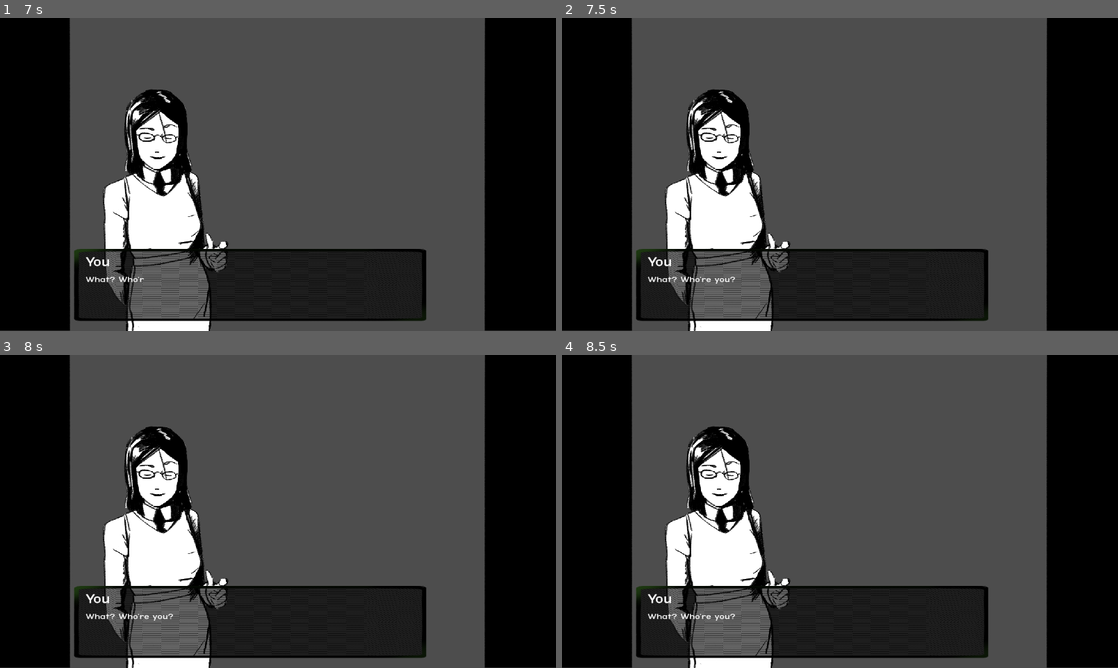
Above: before the commit, frames 1-4 (two rows, left to right).
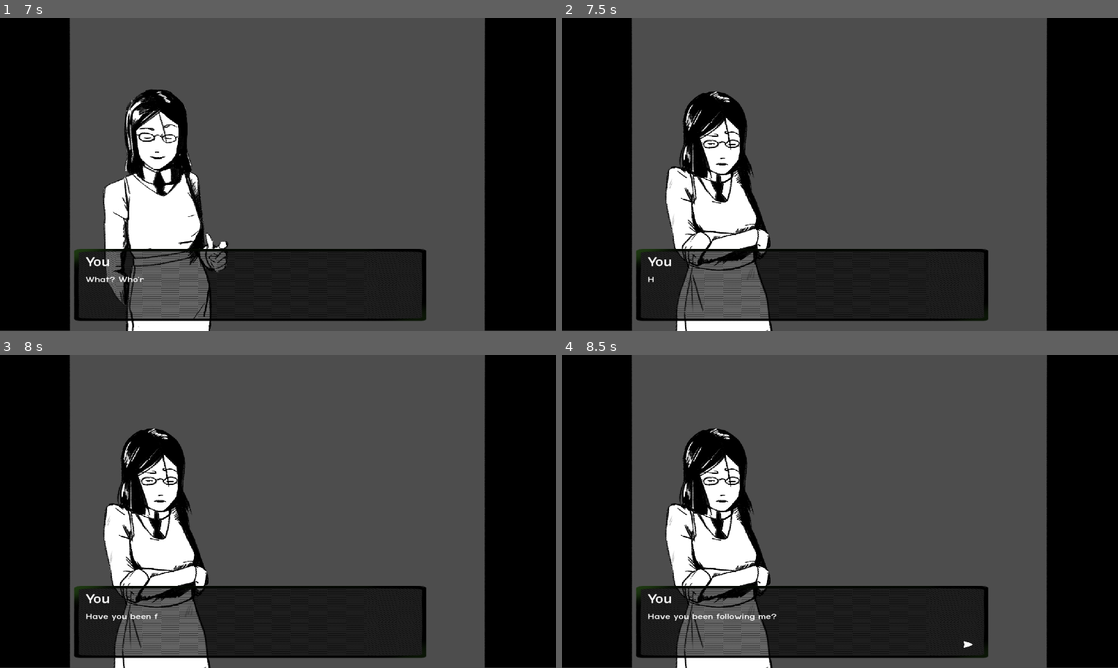
Above: after the commit, the same moments.

Repository: KURUKURURU/Project4Neo
Game: Godot game, scene res://scenes/quotes.tscn
The game is run twice, just before and just after one commit, with the same random seed, the same clock (stepped at 60 frames per second) and the same inputs.
Inputs (mouse positions are in pixels of both pictures, inside the frame that each line leads up to):
- Up to frame 1 (7 s): click (289, 233) at 0.5 s; tap Enter at 1.25 s; hold Right 1.28-2.03 s; tap Alt at 1.35, 2.85, 4.35, 6.6 s; hold Down 2.03-2.78 s; tap Shift at 2.1, 3.6, 5.85 s; hold Right 2.78-3.53 s; hold Up 3.53-4.28 s; hold Left 4.28-5 s; click (383, 249) at 5.02 s; hold Left 5.78-6.53 s; hold Down from 6.53 s (still down)
- Up to frame 2 (7.5 s): release Down at 7.25 s; click (828, 284) at 7.27 s
- Up to frame 3 (8 s): no input
- Up to frame 4 (8.5 s): hold Right from 8.03 s (still down); tap Shift at 8.1 s

Frame 1 is identical in both runs. In frame 2, 5.1% of the frame differs, in the area x 15-42%, y 22-100%; in frame 3, 5.1%; in frame 4, 5.1%, in the area x 15-74%, y 22-100%.
Error in both runs: Cannot call method 'change_scene_to_file' on a null value. (res://scenes/quotes.gd:19)

Commit message:
added new stuff

Diff:
--- a/sleepover/scenes/alleyway.gd
+++ b/sleepover/scenes/alleyway.gd
@@ -6,11 +6,25 @@
 func _ready() -> void:
 	await talkUI._speak("Jett", "Hello. Nice to finally meet you.", "What?", "Oh, em, are you a friend of Gordon?", "")
 	if talkUI.choice == 1:
+		await talkUI._emote("Jett", "smile")
+		await talkUI._speak("You", "What? Who're you?", "", "", "")
+
+		talkUI._emote("Jett", "scared")
+		await talkUI._speak("You", "Have you been following me?", "", "", "")
+
+	elif talkUI.choice == 2:
+		#talkUI._emote("Jett", "chuckle")
+		await talkUI._speak("You", "You know Gordon I assume.", "", "", "")
 		talkUI._emote("Jett", "smile")
-		talkUI._speak("You", "What? Who're you?", "", "", "")
-	elif talkUI.choice == 2:
-		talkUI._emote("Jett", "chuckle")
-		talkUI._speak("You", "You know Gordon I assume.", "", "", "")
+		await talkUI._speak("Jett", "I don't know any Gordon.", "", "", "")
+		talkUI._emote("test", "s")
+		await talkUI._speak("Jett", "But I do know you.", "*Run away*", "What do you want?", "Stop lying.")
+		if talkUI.choice == 3:
+			talkUI._emote("Jett", "")
+			await talkUI._speak("You", "You're from Gordon, don't lie. I know I owe him but he needs to calm down with the collectors.", "", "", "")
+			talkUI._emote("Jett", "chuckle")
+			await talkUI._speak("Jett", "How bad are your finances?", "", "", "")
+		talkUI._end()
 
 
 # Called every frame. 'delta' is the elapsed time since the previous frame.
--- a/sleepover/scenes/tools/talking_ui.gd
+++ b/sleepover/scenes/tools/talking_ui.gd
@@ -9,12 +9,16 @@
 
 @onready var text_animation = $text_animation
 @onready var S = $Sprite
+@onready var advance = $advance
 
 signal choice_selected(choice_id)
 var choice
 
 # Called when the node enters the scene tree for the first time.
 func _ready() -> void:
+	self.hide()
+	advance.hide()
+
 	o1.activate.connect(func(): emit_signal("choice_selected", 1))
 	o2.activate.connect(func(): emit_signal("choice_selected", 2))
 	o3.activate.connect(func(): emit_signal("choice_selected", 3))
@@ -29,6 +33,7 @@
 	pass
 
 func _speak(name, message, in_1, in_2, in_3):
+	self.show()
 
 	if animation.get_assigned_animation() == "enlarge":
 		$name.text = name
@@ -42,6 +47,8 @@
 
 	$name.text = name
 	$mainText.text = message
+
+	var time = message.length() / 40
 
 	text_animation.play("type")
 	await text_animation.animation_finished
@@ -61,11 +68,22 @@
 		print("Player picked... ", choice)
 
 	else:
+		await wait(time)
+		await _advance()
 		return
 
 func _emote(name: String, emotion: String): #files are named specifically!!! PLEASE DONT SCREW THIS UP
 	S.sprite = name
 	S.emote = emotion
 
+func _advance():
+	advance.show()
+	await advance.pressed
+
+	advance.hide()
+
+func _end():
+	self.hide()
+
 func wait(seconds):
 	await get_tree().create_timer(seconds).timeout
--- a/sleepover/scenes/tools/talking_ui.tscn
+++ b/sleepover/scenes/tools/talking_ui.tscn
@@ -8,6 +8,7 @@
 [ext_resource type="Script" uid="uid://cmf1t2qa52q5q" path="res://scenes/jet.gd" id="3_pjdk3"]
 [ext_resource type="PackedScene" uid="uid://c20jkag6bf83w" path="res://scenes/tools/option.tscn" id="3_yy8gy"]
 [ext_resource type="FontFile" uid="uid://ca3gk8bp6b1r1" path="res://fonts/terminal-grotesque.ttf" id="4_pjdk3"]
+[ext_resource type="Texture2D" uid="uid://kwexmwtatfss" path="res://images/arrow/n2.png" id="9_ljcuq"]
 
 [sub_resource type="Animation" id="Animation_nl7kj"]
 length = 0.001
@@ -412,6 +413,63 @@
 &"type": SubResource("Animation_ljcuq")
 }
 
+[sub_resource type="Animation" id="Animation_j03vm"]
+resource_name = "loop"
+loop_mode = 1
+tracks/0/type = "bezier"
+tracks/0/imported = false
+tracks/0/enabled = true
+tracks/0/path = NodePath("img:position:x")
+tracks/0/interp = 1
+tracks/0/loop_wrap = true
+tracks/0/keys = {
+"handle_modes": PackedInt32Array(0, 2, 0),
+"points": PackedFloat32Array(1224.1467, -0.25, 0, 0.25, 0, 1190.807, -0.08, 5.55662, 0, 0, 1224.1467, -0.25, 0, 0.25, 0),
+"times": PackedFloat32Array(0, 0.48, 1)
+}
+tracks/1/type = "bezier"
+tracks/1/imported = false
+tracks/1/enabled = true
+tracks/1/path = NodePath("img:position:y")
+tracks/1/interp = 1
+tracks/1/loop_wrap = true
+tracks/1/keys = {
+"handle_modes": PackedInt32Array(0, 2, 0),
+"points": PackedFloat32Array(198.27734, -0.25, 0, 0.25, 0, 198.277, -0.08, 5.8492024e-05, 0, 0, 198.27734, -0.25, 0, 0.25, 0),
+"times": PackedFloat32Array(0, 0.48, 1)
+}
+
+[sub_resource type="Animation" id="Animation_pnaom"]
+length = 0.001
+tracks/0/type = "bezier"
+tracks/0/imported = false
+tracks/0/enabled = true
+tracks/0/path = NodePath("img:position:x")
+tracks/0/interp = 1
+tracks/0/loop_wrap = true
+tracks/0/keys = {
+"handle_modes": PackedInt32Array(0),
+"points": PackedFloat32Array(1224.1467, -0.25, 0, 0.25, 0),
+"times": PackedFloat32Array(0)
+}
+tracks/1/type = "bezier"
+tracks/1/imported = false
+tracks/1/enabled = true
+tracks/1/path = NodePath("img:position:y")
+tracks/1/interp = 1
+tracks/1/loop_wrap = true
+tracks/1/keys = {
+"handle_modes": PackedInt32Array(0),
+"points": PackedFloat32Array(198.27734, -0.25, 0, 0.25, 0),
+"times": PackedFloat32Array(0)
+}
+
+[sub_resource type="AnimationLibrary" id="AnimationLibrary_5jjmq"]
+_data = {
+&"RESET": SubResource("Animation_pnaom"),
+&"loop": SubResource("Animation_j03vm")
+}
+
 [node name="talking_ui" type="Node2D"]
 script = ExtResource("1_yy8gy")
 
@@ -497,6 +555,29 @@
 &"": SubResource("AnimationLibrary_j03vm")
 }
 
+[node name="advance" type="TextureButton" parent="."]
+texture_filter = 1
+offset_left = 256.00012
+offset_top = 792.0
+offset_right = 1695.6656
+offset_bottom = 1067.8641
+scale = Vector2(0.92799324, 0.92799324)
+stretch_mode = 4
+
+[node name="img" type="TextureRect" parent="advance"]
+layout_mode = 0
+offset_left = 1224.1467
+offset_top = 198.27734
+offset_right = 1274.1467
+offset_bottom = 248.27734
+texture = ExtResource("9_ljcuq")
+
+[node name="animation" type="AnimationPlayer" parent="advance"]
+libraries = {
+&"": SubResource("AnimationLibrary_5jjmq")
+}
+autoplay = "loop"
+
 [connection signal="activate" from="selection/option" to="." method="option1"]
 [connection signal="activate" from="selection/option2" to="." method="option2"]
 [connection signal="activate" from="selection/option3" to="." method="option3"]
Binary file added: sleepover/images/arrow/h.png
Not shown, added: sleepover/images/arrow/h.png.import
Binary file added: sleepover/images/arrow/h2.png
Not shown, added: sleepover/images/arrow/h2.png.import
Binary file added: sleepover/images/arrow/n.png
Not shown, added: sleepover/images/arrow/n.png.import
Binary file added: sleepover/images/arrow/n2.png
Not shown, added: sleepover/images/arrow/n2.png.import
Not shown: 1 places in sleepover/scenes/tools/talking_ui.tscn that only renumber resources
Not shown, changed: sleepover/images/.DS_Store
